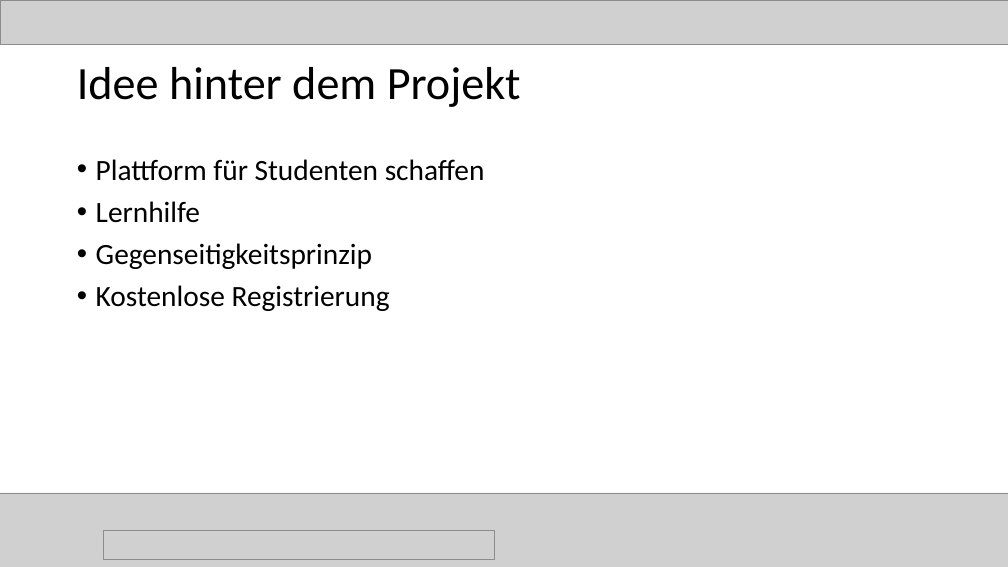
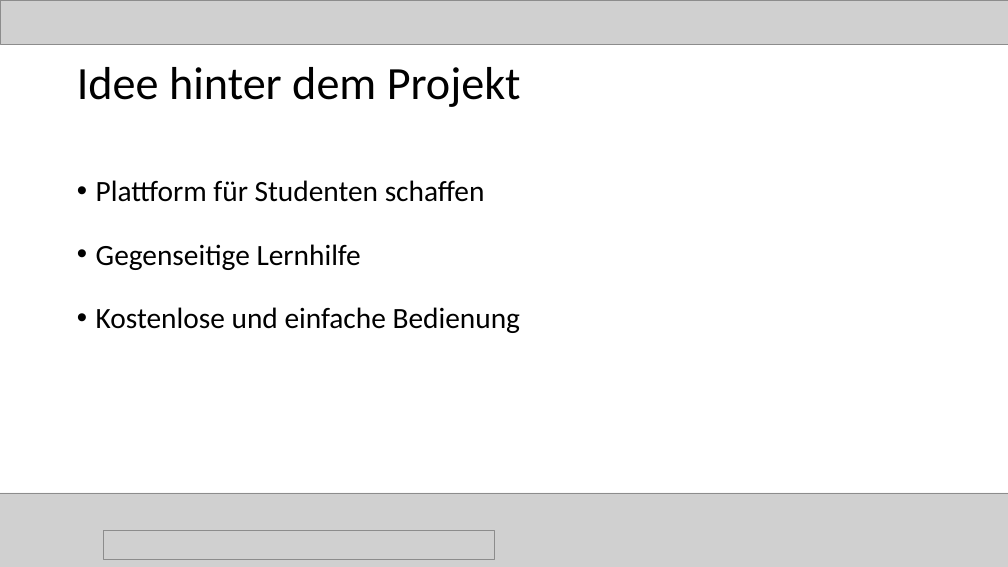
Before and after one commit to magharmi/StudentenFuerStudenten, a slide deck: slide 4 of Power Point/final.pptx. Drawn at 1008x567 pixels with LibreOffice and Linux fonts; fonts in the diff are those of the drawing; grey boxes stand for pictures. Boxes give left, top, right and bottom in pixels: in the first picture for what was removed or moved away, otherwise in the second. Text is boxed around its words. In the diff, an @@ line names an element or a change of style, - is before the commit and + after.

```diff
--- a/Power Point/final.pptx
+++ b/Power Point/final.pptx
@@ text at (96,180,485,202): line spacing 0.9 to 1.5 @@
@@ text at (96,244,520,333): text changed @@
-• Lernhilfe
-• Gegenseitigkeitsprinzip
-• Kostenlose Registrierung
+• Gegenseitige Lernhilfe
+• Kostenlose und einfache Bedienung
```
Also in this commit, not shown: 7 other slides changed, 7 slides added, 6 slides removed.
